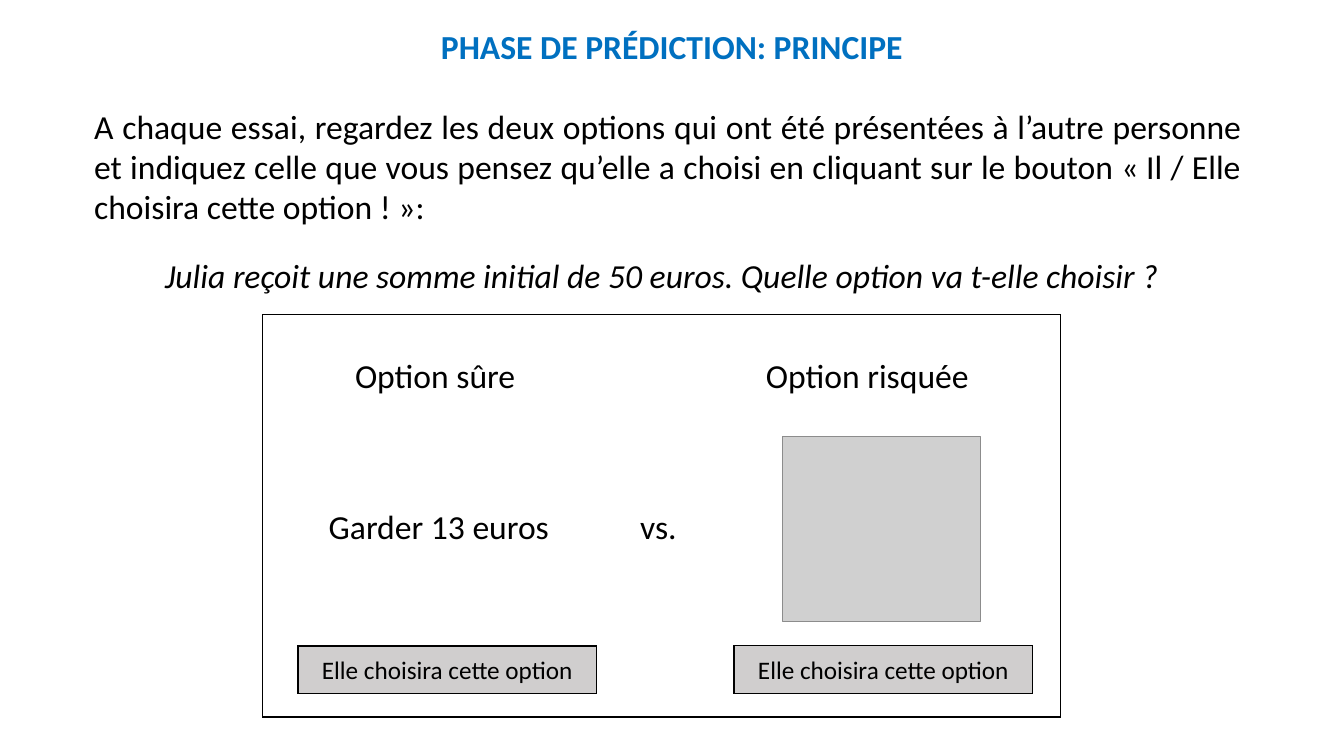
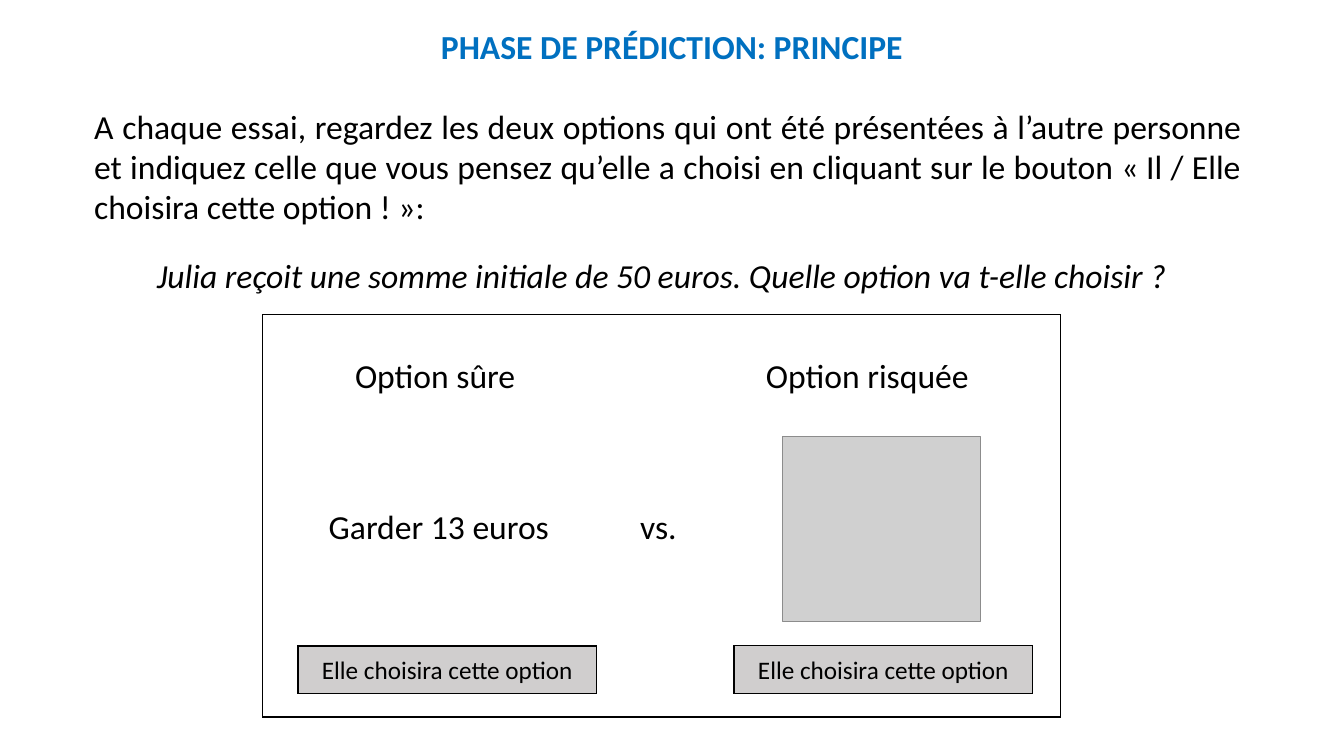
Before and after one commit to MBB-team/Online_Testing, a slide deck: slide 7 of src/DPD_task/stimuli/instructions/instructionsDPD.pptx. Drawn at 1344x756 pixels with LibreOffice and Linux fonts; fonts in the diff are those of the drawing; grey boxes stand for pictures. Boxes give left, top, right and bottom in pixels: in the first picture for what was removed or moved away, otherwise in the second. Text is boxed around its words. In the diff, an @@ line names an element or a change of style, - is before the commit and + after.

```diff
--- a/src/DPD_task/stimuli/instructions/instructionsDPD.pptx
+++ b/src/DPD_task/stimuli/instructions/instructionsDPD.pptx
@@ text at box(157, 264, 1142, 294): text changed @@
-Julia reçoit une somme initial de 50 euros. Quelle option va t-elle choisir ?
+Julia reçoit une somme initiale de 50 euros. Quelle option va t-elle choisir ?
```
Also in this commit, not shown: 3 other slides changed, 3 other files.
